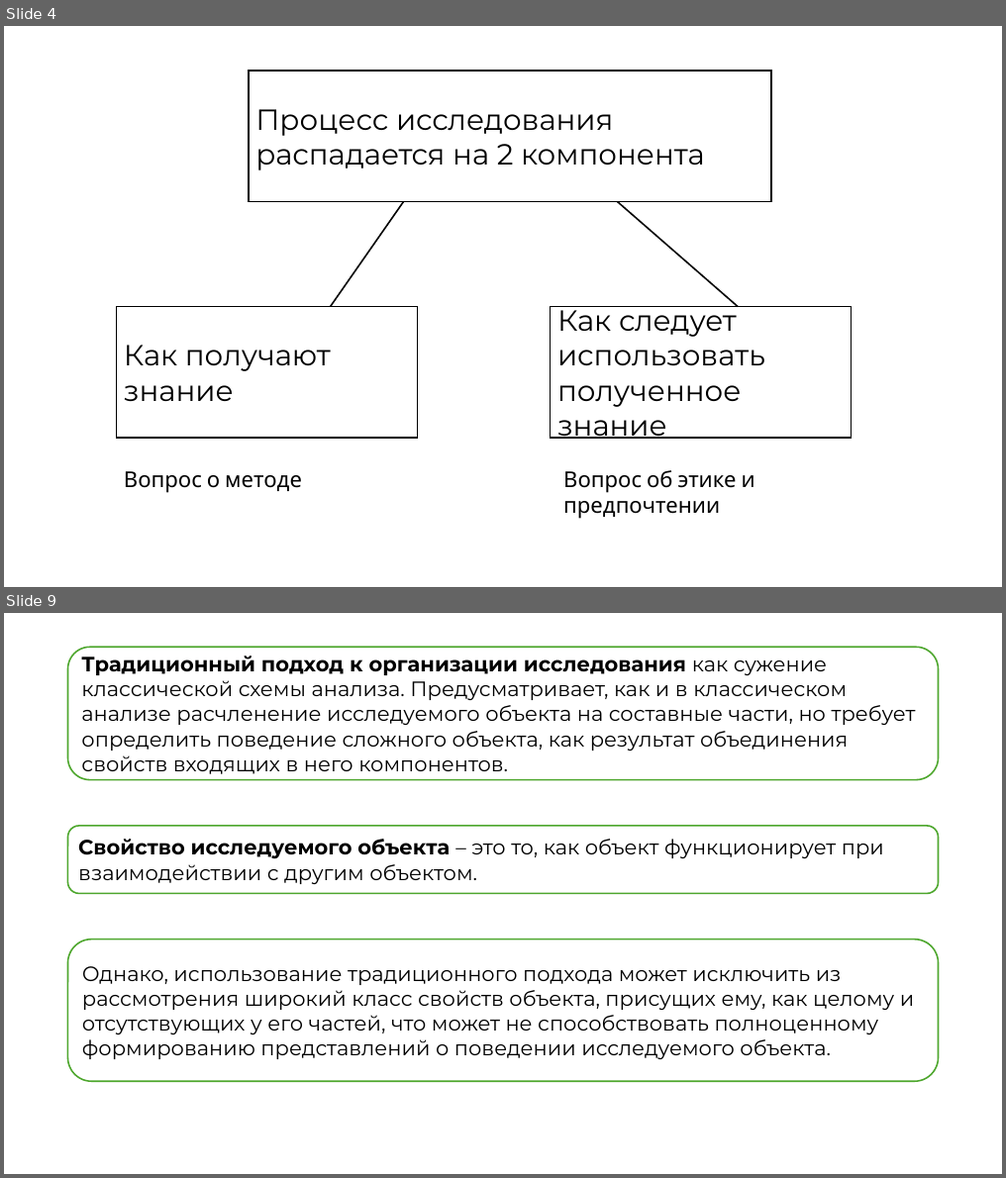
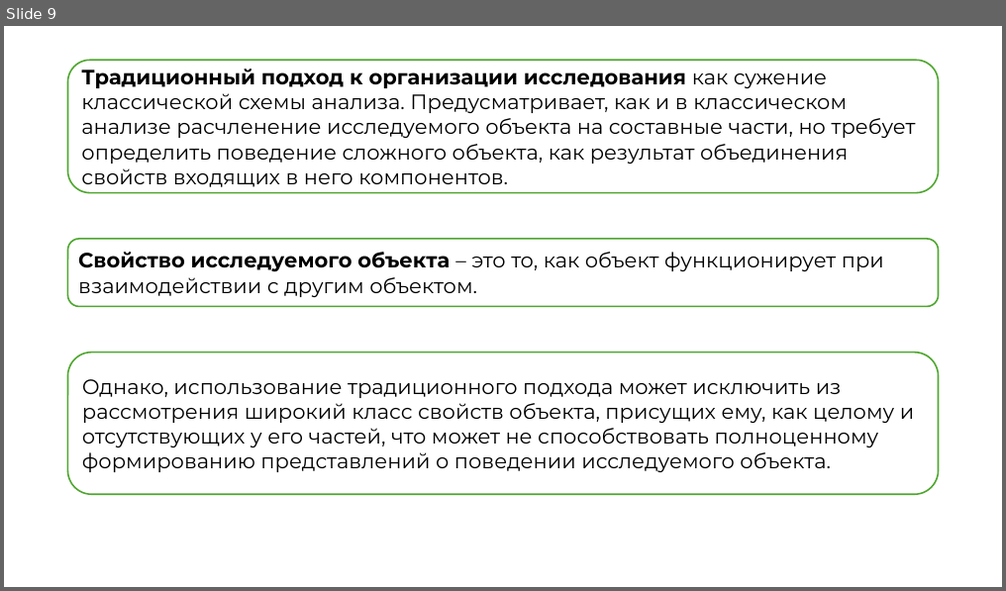
Before and after one commit to kuskas112/Labs, a slide deck: Основы системного анализа/lab1/lab1.pptx. Shown one above the other, each under a label of ours: slides 4 and 9 before the commit, slide 9 after it; the slides between them are not shown. The pictures are 1006x1178 and 1006x591 pixels, drawn with LibreOffice and Linux fonts; fonts in the diff are those of the drawing. Boxes give left, top, right and bottom in pixels: in the first picture for what was removed or moved away, otherwise in the second. Text is boxed around its words. In the diff, an @@ line names an element or a change of style, - is before the commit and + after.

```diff
--- a/Основы системного анализа/lab1/lab1.pptx
+++ b/Основы системного анализа/lab1/lab1.pptx
@@ slide 4 removed at bbox=[4, 26, 1002, 587], background #FFFFFF @@
@@ rectangle removed at bbox=[249, 71, 772, 202] @@
-Процесс исследования распадается на 2 компонента
@@ line removed from (331, 307) to (404, 202) @@
@@ line removed from (738, 307) to (618, 202) @@
@@ rectangle removed at bbox=[116, 307, 417, 438] @@
-Как получают знание
@@ rectangle removed at bbox=[550, 307, 851, 438] @@
-Как следует использовать полученное знание
@@ text removed at bbox=[563, 471, 755, 519] @@
-Вопрос об этике и предпочтении
@@ text removed at bbox=[124, 472, 302, 493] @@
-Вопрос о методе
```
Also in this commit, not shown: 2 slides changed, 4 slides added, 4 other slides removed, 4 other files.
